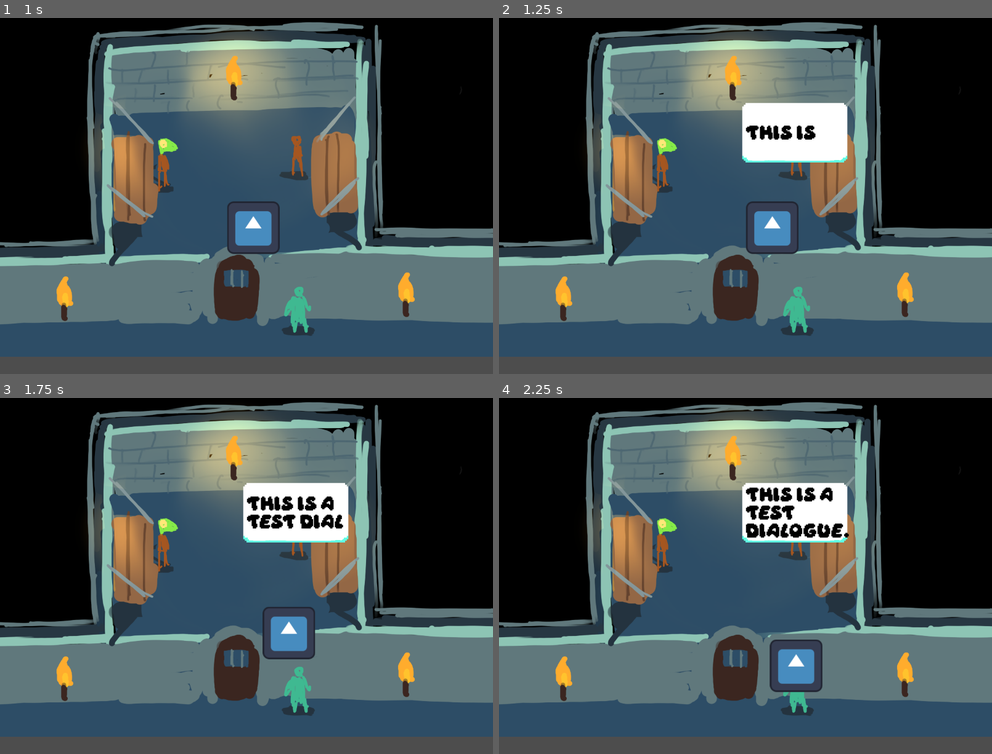
Above: before the commit, frames 1-4 (two rows, left to right).
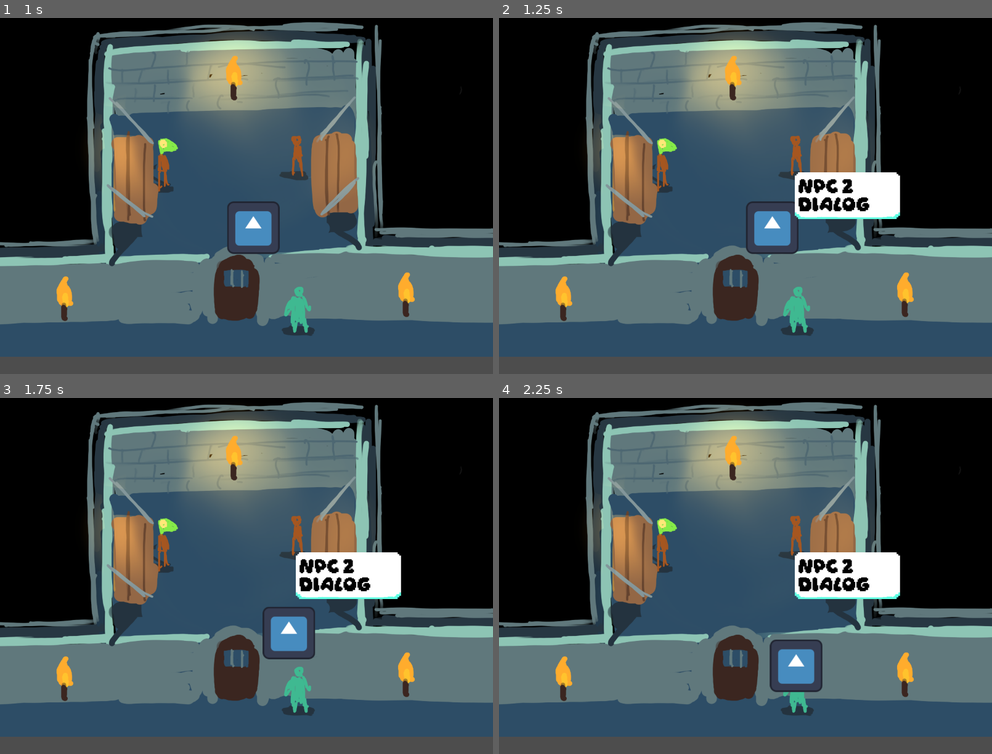
Above: after the commit, the same moments.

Repository: tombuben/gamerpie_gamejam_2025
Game: Godot game, scene res://levels/level_1.tscn
Two runs of this game, one before a commit and one after it. Both use one fixed random seed, a clock stepped at 60 frames per second and the inputs below. The engine's default icon, where the game draws it, is replaced by a stand-in: a white triangle on a blue panel in a dark square.
Inputs:
- Up to frame 1 (1 s): tap Enter at 0.5 s; hold D (right) from 0.53 s (still down)
- Up to frame 2 (1.25 s): keep holding D (right)
- Up to frame 3 (1.75 s): release D (right) at 1.28 s; hold S (down) from 1.28 s (still down)
- Up to frame 4 (2.25 s): release S (down) at 2.03 s; hold D (right) from 2.03 s (still down)

Frame 1 is identical in both runs. In frame 2, 6.4% of the frame differs, in the area x 49-82%, y 23-57%; in frame 3, 6.4%; in frame 4, 6.4%.

Commit message:
Added script to bubble slot
Now npc speech bubble takes dialogue from specific npc

Diff:
--- /dev/null
+++ b/levels/dialog_bubble.gd
@@ -0,0 +1,7 @@
+extends Node2D
+
+@export var lines: Array[String] = [
+	"This is a test dialogue."
+]
+
+@export var checkValue = "Test"
--- a/levels/level_1.tscn
+++ b/levels/level_1.tscn
@@ -1,8 +1,9 @@
-[gd_scene load_steps=4 format=3 uid="uid://cxjyxcbcxxydo"]
+[gd_scene load_steps=5 format=3 uid="uid://cxjyxcbcxxydo"]
 
 [ext_resource type="PackedScene" uid="uid://b81oqoehgfrkh" path="res://player_character.tscn" id="1_q2wdn"]
 [ext_resource type="Texture2D" uid="uid://byntaf3m6vhfi" path="res://assets/sketch_level_1.png" id="1_t1s7n"]
 [ext_resource type="PackedScene" uid="uid://c80xvbx7tdgob" path="res://npc_character.tscn" id="3_tl17o"]
+[ext_resource type="Script" path="res://levels/dialog_bubble.gd" id="4_ise4s"]
 
 [node name="Level1" type="Node2D"]
 
@@ -24,13 +25,19 @@
 position = Vector2(393, 435)
 
 [node name="BubbleSlot" type="Node2D" parent="NpcCharacter"]
+script = ExtResource("4_ise4s")
+lines = Array[String](["NPC 1 dialog"])
 
 [node name="NpcCharacter2" parent="." instance=ExtResource("3_tl17o")]
 position = Vector2(720, 408)
 
 [node name="BubbleSlot" type="Node2D" parent="NpcCharacter2"]
+script = ExtResource("4_ise4s")
+lines = Array[String](["NPC 2 dialog"])
 
 [node name="NpcCharacter3" parent="." instance=ExtResource("3_tl17o")]
 position = Vector2(726, 790)
 
 [node name="BubbleSlot" type="Node2D" parent="NpcCharacter3"]
+script = ExtResource("4_ise4s")
+lines = Array[String](["NPC 3 dialog"])
--- a/npc_character.gd
+++ b/npc_character.gd
@@ -1,16 +1,12 @@
 extends Node2D
 
 @onready var bubble_slot : Node2D = $BubbleSlot
-
-const lines: Array[String] = [
-	"This is a test dialogue."
-]
 
 signal npc_triggered
 
 func _on_area_2d_body_entered(body: Node2D) -> void:
 	print(body.name)
 	emit_signal("npc_triggered")
-	DialogManager.start_dialog(global_position, lines)
+	DialogManager.start_dialog(global_position, $BubbleSlot.lines)
 	print("npc triggered")
 	print(name)
